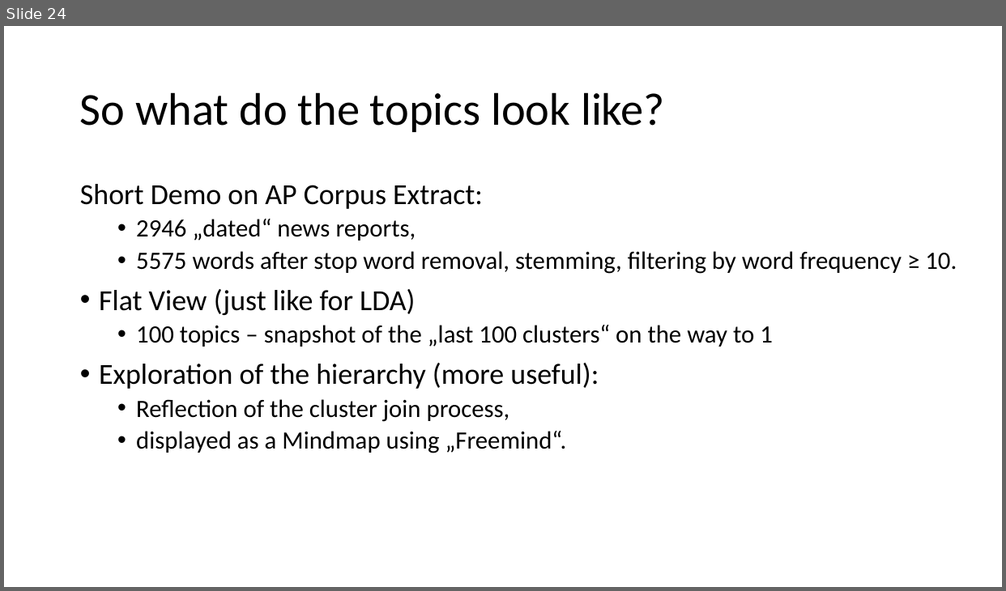
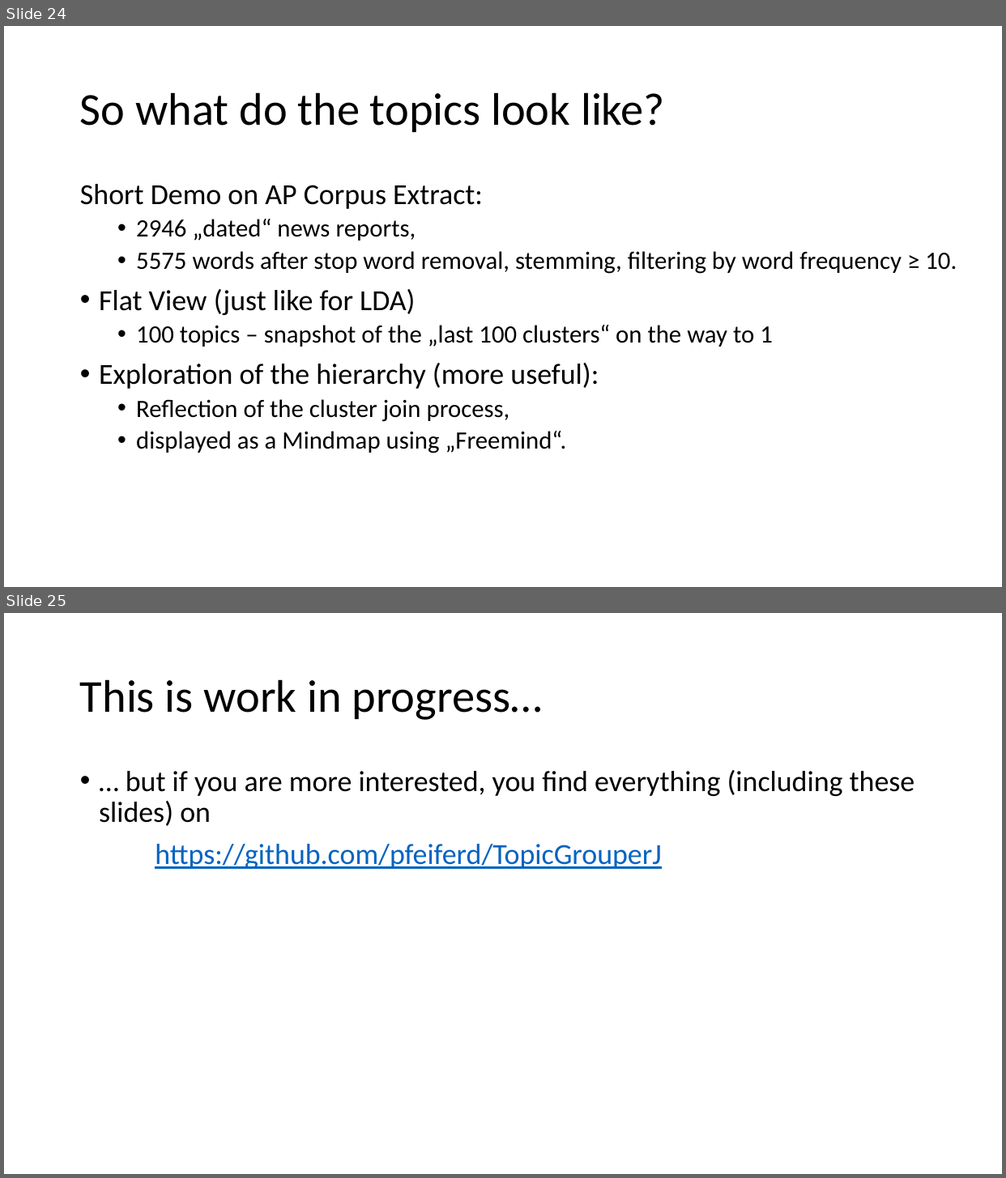
Before and after one commit to pfeiferd/TopicGrouperJ, a slide deck: doc/PTM.pptx. Shown one above the other, each under a label of ours: slide 24 before the commit, slides 24 and 25 after it. The pictures are 1006x591 and 1006x1178 pixels, drawn with LibreOffice and Linux fonts; fonts in the diff are those of the drawing. Boxes give left, top, right and bottom in pixels: in the first picture for what was removed or moved away, otherwise in the second. Text is boxed around its words. In the diff, an @@ line names an element or a change of style, - is before the commit and + after.

```diff
--- a/doc/PTM.pptx
+++ b/doc/PTM.pptx
@@ slide 25 added at [4, 613, 1002, 1174], background #FFFFFF @@
@@ title added at [80, 679, 543, 720], 44 pt, text #000000 @@
+This is work in progress…
@@ text added at [99, 770, 915, 869], 28 pt, text #000000 @@
+• … but if you are more interested, you find everything (including these slides) on
+https://github.com/pfeiferd/TopicGrouperJ
```
Also in this commit, not shown: 4 slides changed.
